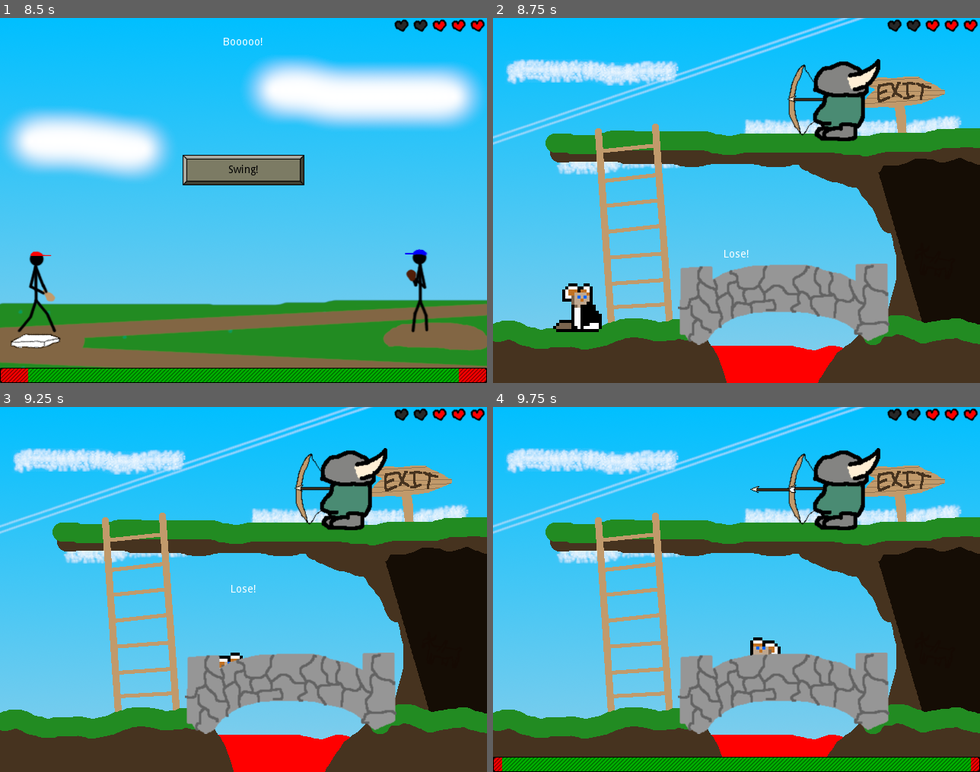
Above: before the commit, frames 1-4 (two rows, left to right).
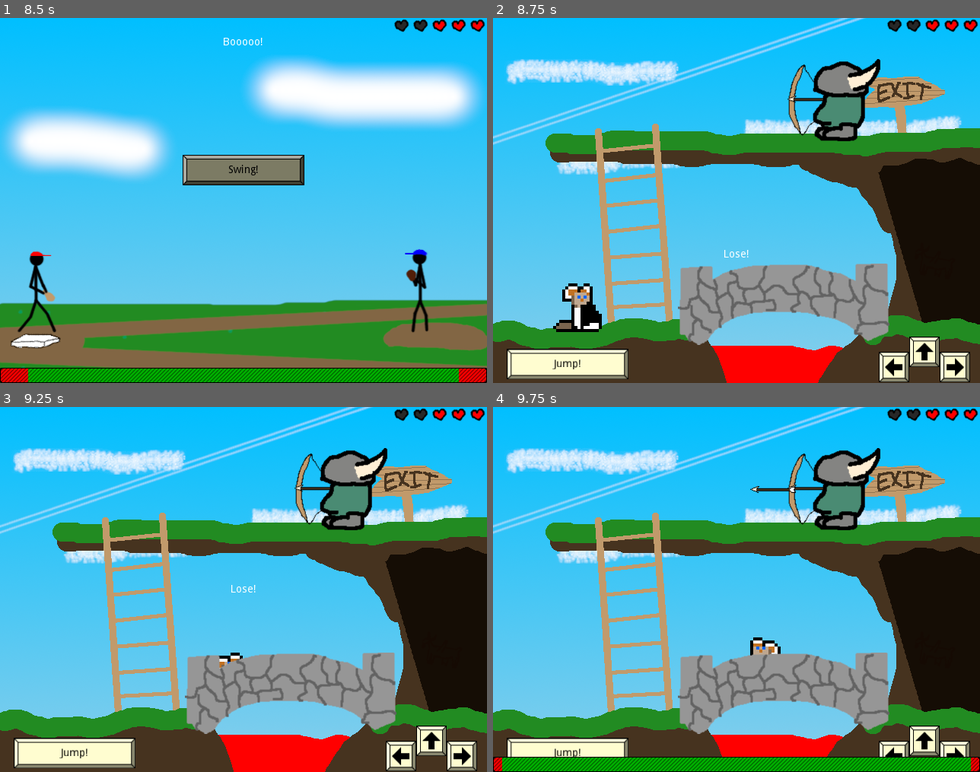
Above: after the commit, the same moments.

Repository: swashdev/minigame-madness
Game: Godot game, scene res://master/scenes/main.tscn
Same seed, same stepped clock (60 frames per second), same inputs: the game is played once before the commit and once after it.
Inputs:
- Up to frame 1 (8.5 s): tap Enter at 0.5 s; hold Right (ui_right) 0.53-2.03 s; tap Space (ui_select) at 0.77, 1.52, 3.02, 3.77, 4.52, 5.75, 6.02, 6.77, 7.52 s; hold Left (ui_left) 2.03-2.78 s; hold Right (ui_right) 2.78-4.28 s; hold Left (ui_left) 4.28-5.03 s; hold Right (ui_right) 5.03-5.78 s; hold Left (ui_left) 5.78-7.28 s; tap A at 6.5 s; hold Right (ui_right) from 7.28 s (still down)
- Up to frame 2 (8.75 s): keep holding Right (ui_right)
- Up to frame 3 (9.25 s): keep holding Right (ui_right); tap Space (ui_select) at 9.02 s
- Up to frame 4 (9.75 s): release Right (ui_right) at 9.53 s; hold Left (ui_left) from 9.53 s (still down)

Frame 1 is identical in both runs. In frame 2, 3.5% of the frame differs, in the area x 2-98%, y 87-100%; in frame 3, 3.5%; in frame 4, 2.3%.

Commit message:
[LOSE] add keyboard prompts.

Diff:
--- a/mini/lose/scenes/lose_minigame.tscn
+++ b/mini/lose/scenes/lose_minigame.tscn
@@ -11,6 +11,10 @@
 [ext_resource path="res://mini/lose/images/characters/ahole_with_a_bow_and_arrow.png" type="Texture" id=9]
 [ext_resource path="res://mini/lose/scripts/characters/archer.gd" type="Script" id=10]
 [ext_resource path="res://mini/lose/scenes/projectiles/arrow.tscn" type="PackedScene" id=11]
+[ext_resource path="res://shared/scenes/ui/keys/right_key.tscn" type="PackedScene" id=12]
+[ext_resource path="res://shared/scenes/ui/keys/left_key.tscn" type="PackedScene" id=13]
+[ext_resource path="res://shared/scenes/ui/keys/spacebar.tscn" type="PackedScene" id=14]
+[ext_resource path="res://shared/scenes/ui/keys/up_key.tscn" type="PackedScene" id=15]
 
 [sub_resource type="RectangleShape2D" id=1]
 extents = Vector2( 142.27, 10 )
@@ -160,6 +164,31 @@
 shape = SubResource( 7 )
 
 [node name="Timer" type="Timer" parent="Archer"]
+
+[node name="Spacebar" parent="." instance=ExtResource( 14 )]
+position = Vector2( 98.2564, 455.491 )
+
+[node name="Label" type="Label" parent="Spacebar"]
+margin_left = -74.0
+margin_top = -14.0
+margin_right = 74.0
+margin_bottom = 14.0
+custom_colors/font_color = Color( 0, 0, 0, 1 )
+text = "Jump!"
+align = 1
+valign = 1
+__meta__ = {
+"_edit_use_anchors_": false
+}
+
+[node name="LeftKey" parent="." instance=ExtResource( 13 )]
+position = Vector2( 527.062, 459.258 )
+
+[node name="RightKey" parent="." instance=ExtResource( 12 )]
+position = Vector2( 607.062, 459.258 )
+
+[node name="UpKey" parent="." instance=ExtResource( 15 )]
+position = Vector2( 567.062, 439.258 )
 [connection signal="died" from="FluffyPlatformer" to="." method="_on_FluffyPlatformer_died"]
 [connection signal="won" from="FluffyPlatformer" to="." method="_on_FluffyPlatformer_won"]
 [connection signal="body_entered" from="EvilExitSign" to="EvilExitSign" method="_on_EvilExitSign_body_entered"]
Not shown: 1 places in mini/lose/scenes/lose_minigame.tscn that only renumber resources
